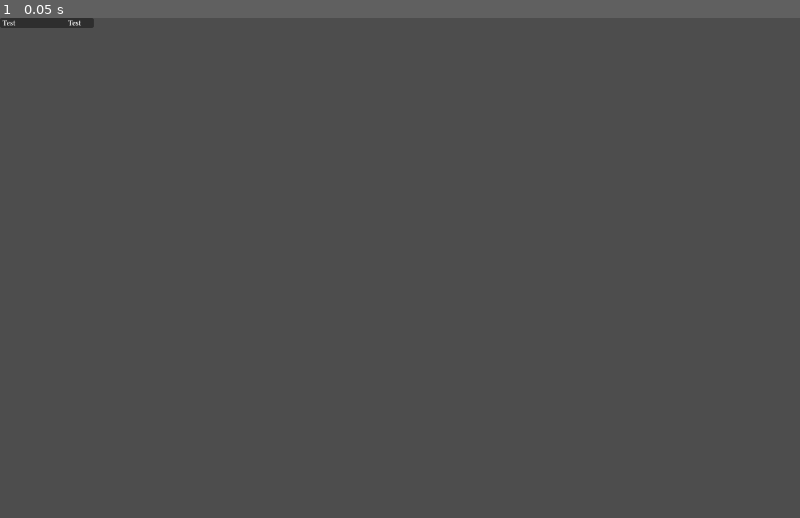
Above: before the commit, frame 1.
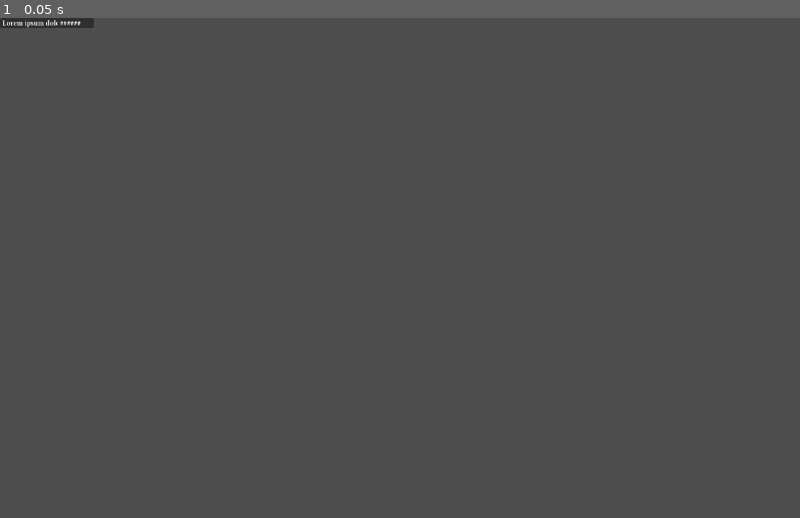
Above: after the commit, the same moment.

Repository: ChrisTheThinMint/magic-idle-game
Game: Godot game, scene res://UI/Tracker/resource_entry.tscn
Two runs of this game, one before a commit and one after it. Both use one fixed random seed, a clock stepped at 60 frames per second and the inputs below. This scene is started directly instead of the project's main scene.
Inputs:
- Up to frame 1 (0.05 s): no input

The runs differ from the first frame. In frame 1, less than 0.1% of the frame differs, in the area x 0-11%, y 0-2%.

Commit message:
Make inactive qualities display in red

Diff:
--- a/Scripts/AutoLoad/Qualities.gd
+++ b/Scripts/AutoLoad/Qualities.gd
@@ -62,12 +62,12 @@
 	if(is_valid(quality)):
 		var final_amount = clampi(amount, 0, MAX)
 
+		QualityCount.set(quality, final_amount)
+
 		if(not is_active(quality)):
 			quality_added.emit(quality, final_amount)
 		else:
 			quality_changed.emit(quality, final_amount)
-
-		QualityCount.set(quality, final_amount)
 		return final_amount
 	else:
 		push_error("Trying to add an invalid quality %s with amount %s" % [quality, amount])
--- a/Scripts/Quality_Entry.gd
+++ b/Scripts/Quality_Entry.gd
@@ -17,8 +17,12 @@
 	pass
 
 func update():
-	var new_text = Qualities.get_loc(my_quality, "title")
-	rich_text_label.text = new_text
+	var title = Qualities.get_loc(my_quality, "title")
+
+	if(not Qualities.is_active(my_quality)):
+		rich_text_label.text = "[color=Red]" + title + "[/color]"
+	else:
+		rich_text_label.text = title
 	pass
 
 func _on_mouse_entered() -> void:
--- a/Scripts/Tracker_Main.gd
+++ b/Scripts/Tracker_Main.gd
@@ -70,6 +70,7 @@
 		else:
 			activity_entries.erase(activity)
 			activity_container.remove_child(entry)
+
 			entry.queue_free()
 	pass
 
--- a/UI/Tracker/quality_entry.tscn
+++ b/UI/Tracker/quality_entry.tscn
@@ -52,6 +52,7 @@
 theme_override_fonts/italics_font = ExtResource("5_ws8io")
 theme_override_fonts/mono_font = ExtResource("6_kuypl")
 theme_override_font_sizes/normal_font_size = 12
+bbcode_enabled = true
 text = "Lorem ipsum dolor sit amet, consectetur adipiscing elit, sed do eiusmod tempor incididunt ut labore et dolore magna aliqua."
 scroll_active = false
 autowrap_mode = 0
--- a/UI/Tracker/resource_entry.tscn
+++ b/UI/Tracker/resource_entry.tscn
@@ -45,15 +45,14 @@
 theme_override_fonts/italics_font = ExtResource("5_s5aw5")
 theme_override_fonts/mono_font = ExtResource("6_je37m")
 theme_override_font_sizes/normal_font_size = 12
-text = "Test"
-fit_content = true
+text = "Lorem ipsum dolor sit amet"
+scroll_active = false
 autowrap_mode = 0
 vertical_alignment = 1
 
 [node name="RichTextLabel2" type="RichTextLabel" parent="HBoxContainer" unique_id=1026940824]
 custom_minimum_size = Vector2(0, 12)
 layout_mode = 2
-size_flags_horizontal = 3
 mouse_filter = 1
 theme_override_fonts/normal_font = ExtResource("2_w0qrt")
 theme_override_fonts/bold_font = ExtResource("3_vm571")
@@ -61,7 +60,7 @@
 theme_override_fonts/italics_font = ExtResource("5_s5aw5")
 theme_override_fonts/mono_font = ExtResource("6_je37m")
 theme_override_font_sizes/normal_font_size = 12
-text = "Test"
+text = "######"
 fit_content = true
 autowrap_mode = 0
 horizontal_alignment = 2
